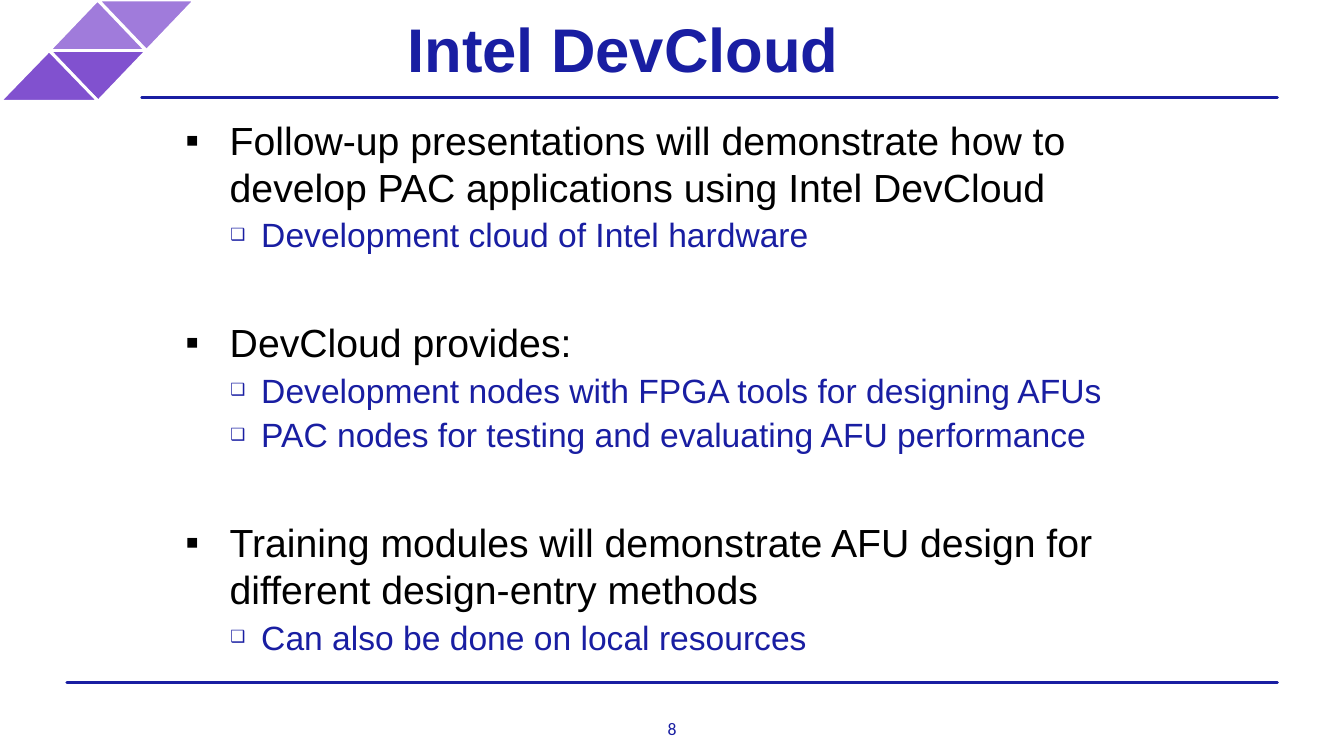
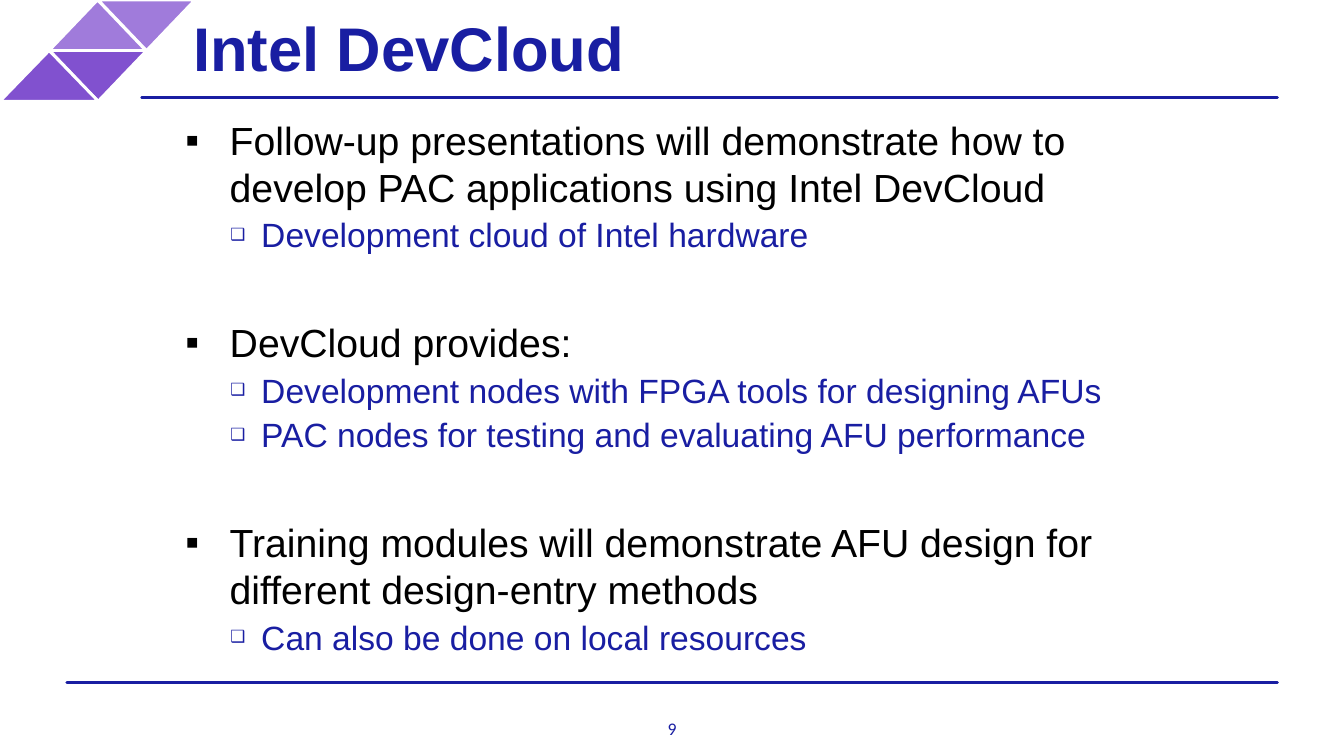
Before and after one commit to ARC-Lab-UF/intel-training-modules, a slide deck: slide 9 of intel_pac_overview.pptx (slide 8 before the commit). Drawn at 1344x756 pixels with LibreOffice and Linux fonts; fonts in the diff are those of the drawing; background and template pictures are left out. Boxes give left, top, right and bottom in pixels: in the first picture for what was removed or moved away, otherwise in the second. Text is boxed around its words. In the diff, an @@ line names an element or a change of style, - is before the commit and + after.

```diff
--- a/intel_pac_overview.pptx
+++ b/intel_pac_overview.pptx
@@ title "Intel DevCloud": place and size @@
-title "Intel DevCloud" at <box>408,27,838,73</box>
+title "Intel DevCloud" at <box>193,26,624,72</box>
@@ page number at <box>668,723,677,735</box>: text changed @@
-8
+9
```
Also in this commit, not shown: 6 other slides changed, 1 slide added.
